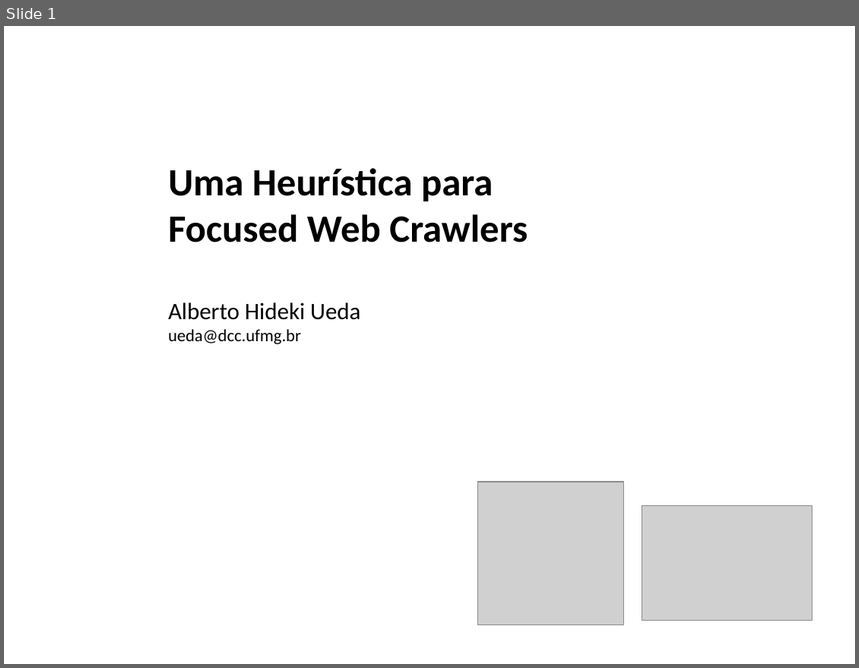
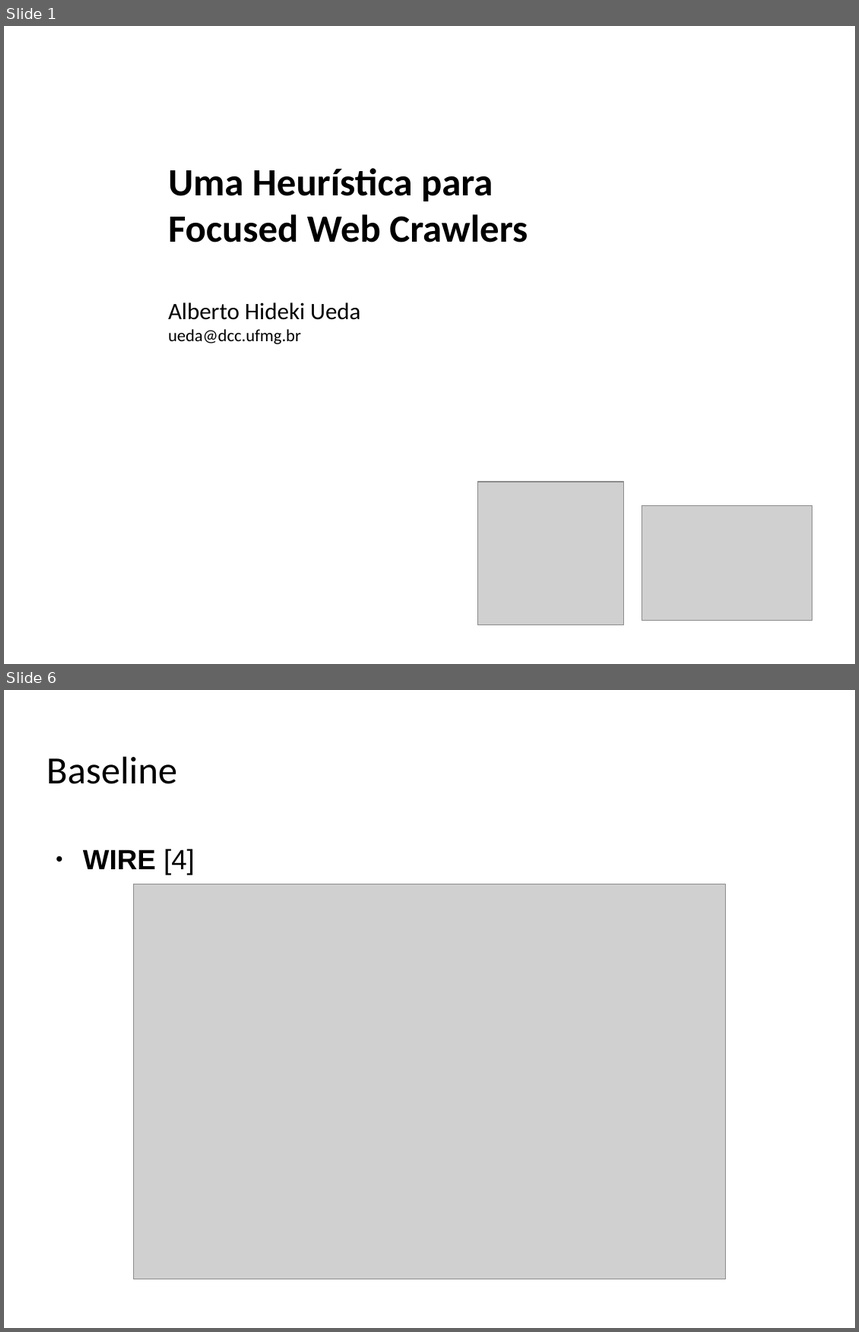
Before and after one commit to albertoueda/ufmg, a slide deck: paa/tp-final/apresentacao/alberto-ueda-final-tp-presentation.odp. Shown one above the other, each under a label of ours: slide 1 before the commit, slides 1 and 6 after it; the slides between them are not shown. The pictures are 859x668 and 859x1332 pixels, drawn with LibreOffice and Linux fonts; fonts in the diff are those of the drawing; grey boxes stand for pictures; background and template pictures are left out. Boxes give left, top, right and bottom in pixels: in the first picture for what was removed or moved away, otherwise in the second. Text is boxed around its words. In the diff, an @@ line names an element or a change of style, - is before the commit and + after.

Commit message:
Final TP: Presentation with Figures

```diff
--- a/paa/tp-final/apresentacao/alberto-ueda-final-tp-presentation.odp
+++ b/paa/tp-final/apresentacao/alberto-ueda-final-tp-presentation.odp
@@ slide 6 added at bbox=[4, 690, 855, 1328], background picture (left out) @@
@@ title added at bbox=[47, 756, 177, 784], 36 pt, text #000000 @@
+Baseline
@@ text added at bbox=[83, 849, 195, 875], 26 pt, text #000000, bold @@
+● WIRE [4]
@@ picture added at bbox=[134, 885, 726, 1280] @@
```
Also in this commit, not shown: 8 slides changed, 3 other slides added, 1 slide removed, 6 other files.
